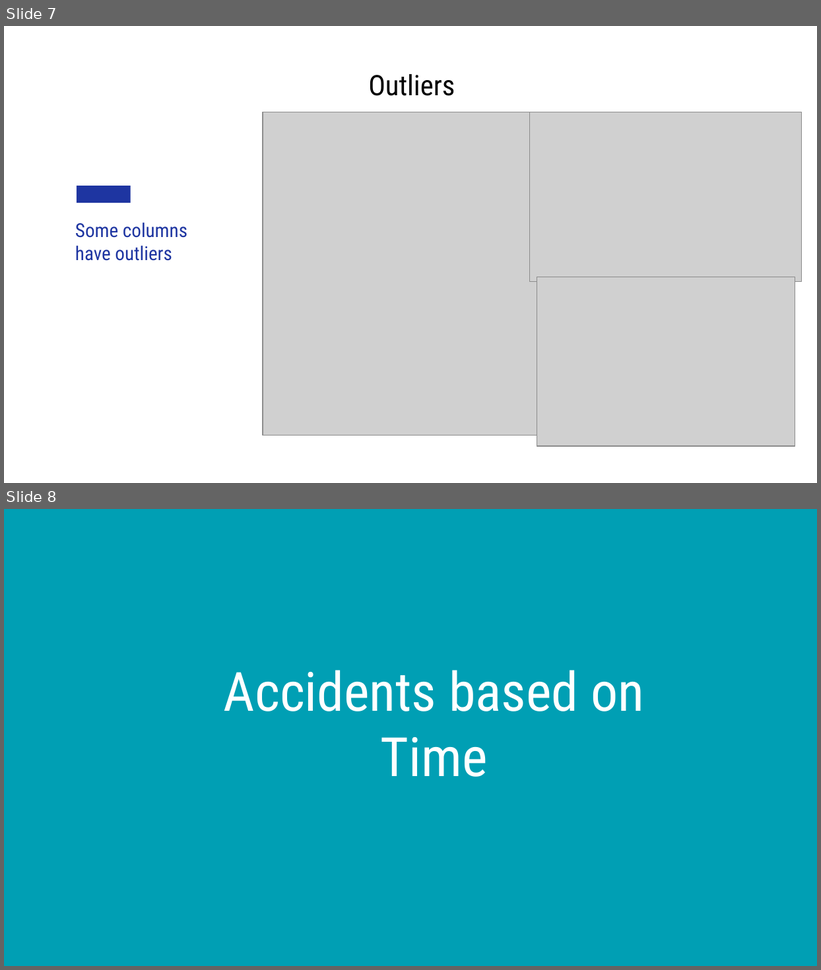
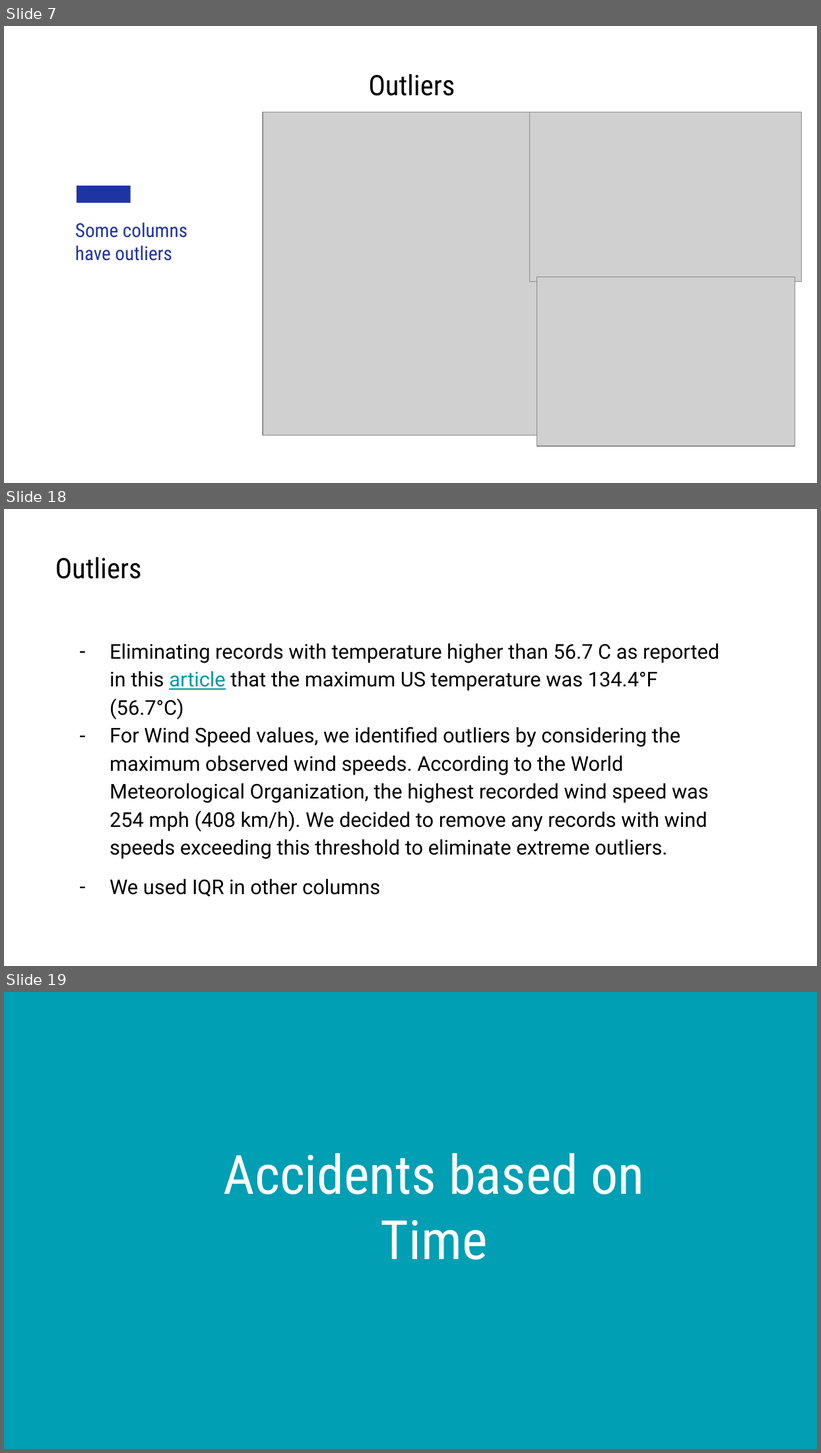
Before and after one commit to Person-Ad/US-Accidents-Big-Data-Analytics-Spark, a slide deck: docs/Team 10 Presentation.pptx. Shown one above the other, each under a label of ours: slides 7 and 8 before the commit, slides 7, 18 and 19 after it; the slides between them are not shown. The pictures are 821x970 and 821x1453 pixels, drawn with LibreOffice and Linux fonts; fonts in the diff are those of the drawing; grey boxes stand for pictures. Boxes give left, top, right and bottom in pixels: in the first picture for what was removed or moved away, otherwise in the second. Text is boxed around its words. In the diff, an @@ line names an element or a change of style, - is before the commit and + after.

```diff
--- a/docs/Team 10 Presentation.pptx
+++ b/docs/Team 10 Presentation.pptx
@@ slide 18 added at [4, 509, 817, 966], background #FFFFFF @@
@@ title added at [55, 557, 142, 579], 25 pt, text #000000 @@
+Outliers
@@ text added at [110, 644, 719, 897], 18 pt, text #000000 @@
+– Eliminating records with temperature higher than 56.7 C as reported in this article that the maximum US temperature was 134.4°F (56.7°C)
+– For Wind Speed values, we identified outliers by considering the maximum observed wind speeds. According to the World Meteorological Organization, the highest recorded wind speed was 254 mph (408 km/h). We decided to remove any records with wind speeds exceeding this threshold to eliminate extreme outliers.
+– We used IQR in other columns
@@ what was slide 8 is now slide 19 @@
```
Also in this commit, not shown: 18 other slides added, 1 slide removed, 2 other files.
